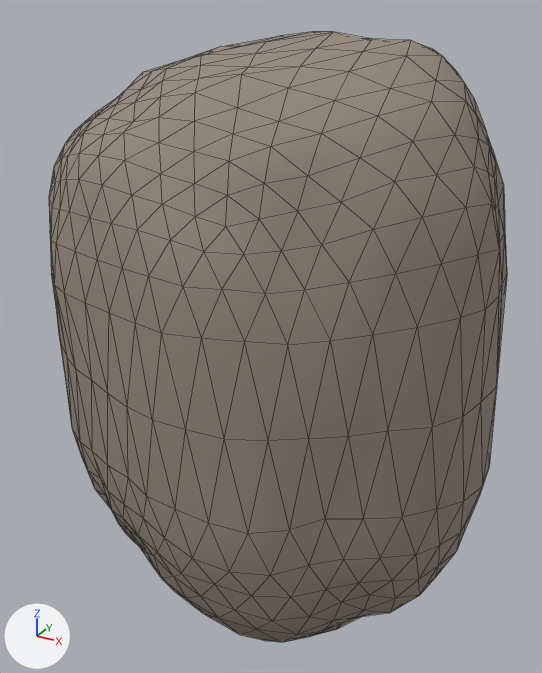
One commit to the Blender file assets/source/blender/rock_a.blend: the scene before it, then after it.
Camera for both pictures: a 50 mm camera at (1.53, -2.74, 0.67) aimed at (0.02, -0.01, -0.7). Arrows for +X, +Y and +Z are at lower left; the lights stay in place. The first picture is the older version. Mesh edges are drawn as thin lines.

The first picture shows 'Rock'.
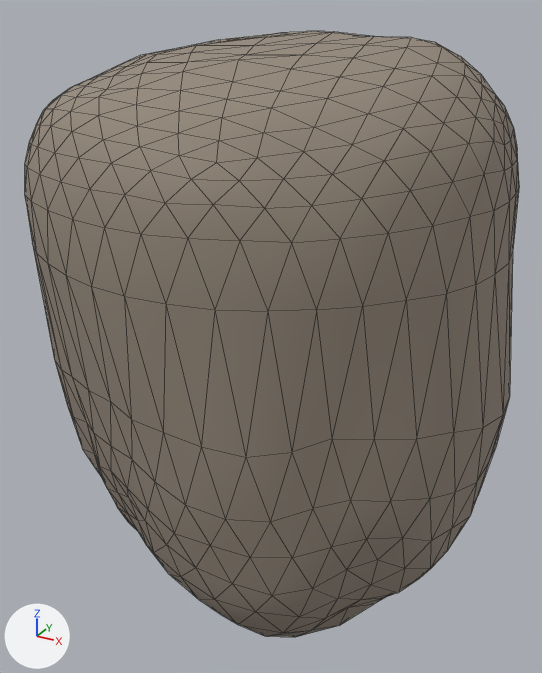
Changed parts and their boxes [x1, y1, x2, y2] in the pictures (542 x 673 px):
'Rock', reshaped (8% wider)
    before: [49, 32, 507, 642]
    after: [25, 31, 519, 637]

What the commit changed:
me_rock_mesh is used by ob_rock; location (0.0, 0.0, 0.0).
me_rock_mesh had 642 vertices, 1280 faces and spanned x -0.99..1.05, y -0.87..0.84, z -2.0..0.58.
me_rock_mesh now has 642 vertices, 1280 faces and spans x -1.03..1.09, y -0.96..0.94, z -2.0..0.58.
me_rock_mesh part 1: 641 of 642 vertices moved; they spanned x -0.99..1.05, y -0.87..0.84, z -2.0..0.57 and now span x -1.03..1.09, y -0.96..0.94, z -2.0..0.58; mean shift (0.0, 0.0, 0.2); largest move (-0.14, 0.81, -0.71) -> (-0.16, 0.93, -0.2).
